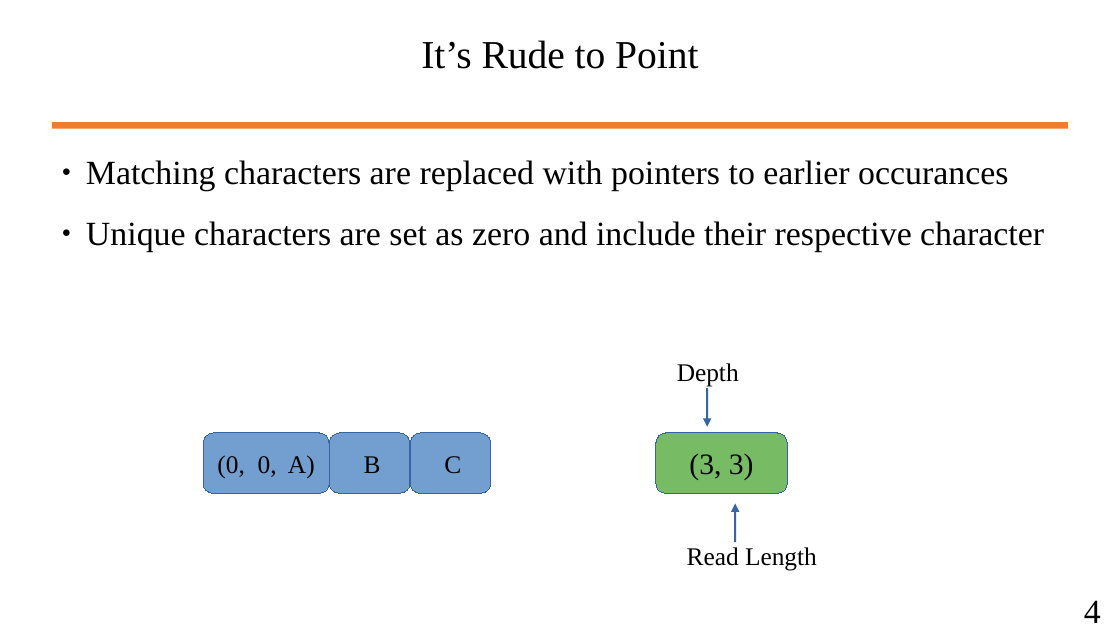
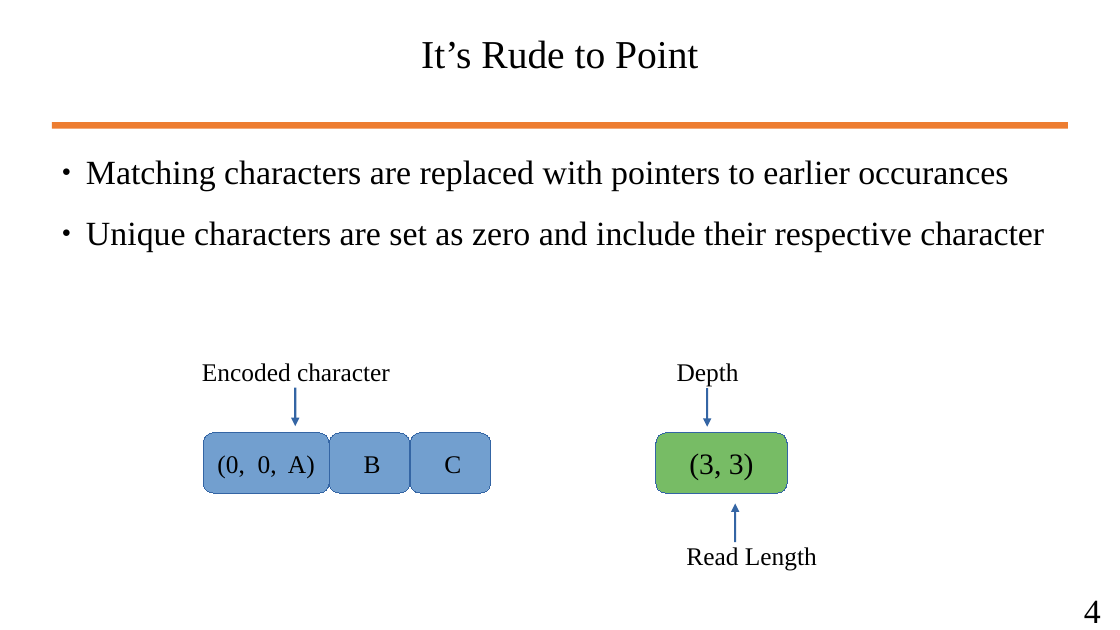
Before and after one commit to wbuz24/undergrad-repo, a slide deck: slide 5 of S24/cs494/notes/LZ77.pptx. Drawn at 1120x630 pixels with LibreOffice and Linux fonts; fonts in the diff are those of the drawing. Boxes give left, top, right and bottom in pixels: in the first picture for what was removed or moved away, otherwise in the second. Text is boxed around its words. In the diff, an @@ line names an element or a change of style, - is before the commit and + after.

```diff
--- a/S24/cs494/notes/LZ77.pptx
+++ b/S24/cs494/notes/LZ77.pptx
@@ text added at <box>202,363,390,382</box>, 18 pt, text #000000 @@
+Encoded character
@@ arrow added from (296, 387) to (296, 426), #3465A4 1.5 pt @@
```
Also in this commit, not shown: 5 other slides changed, 4 slides added, 18 other files.
